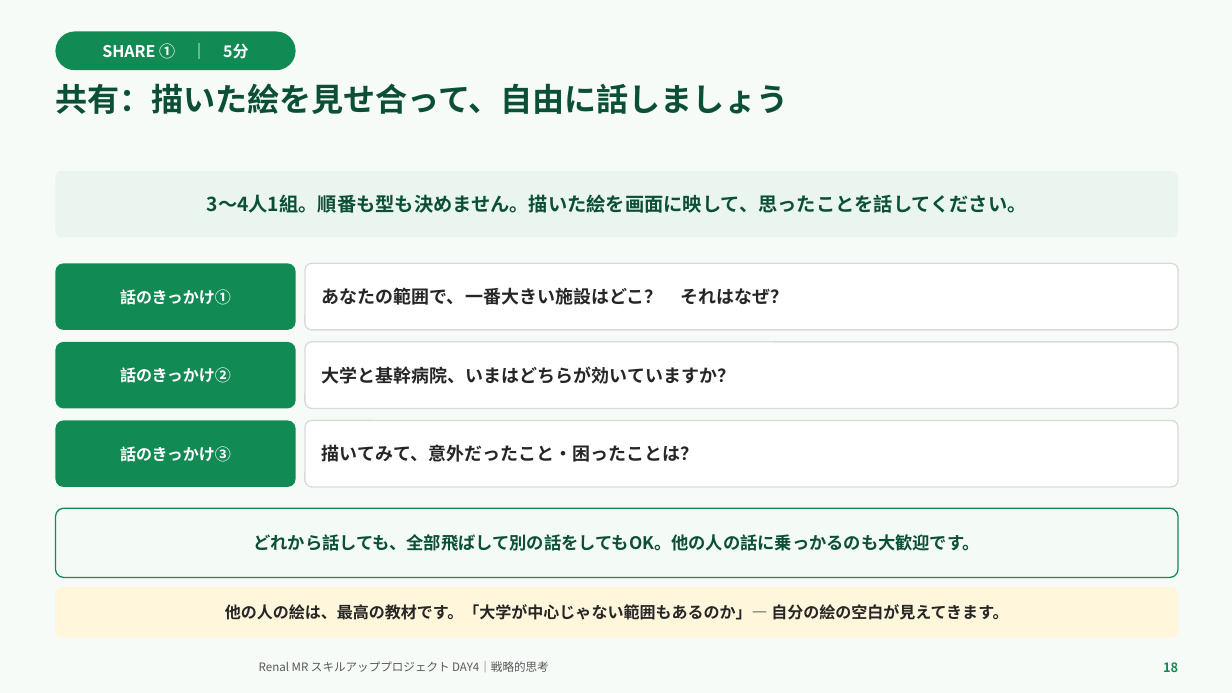
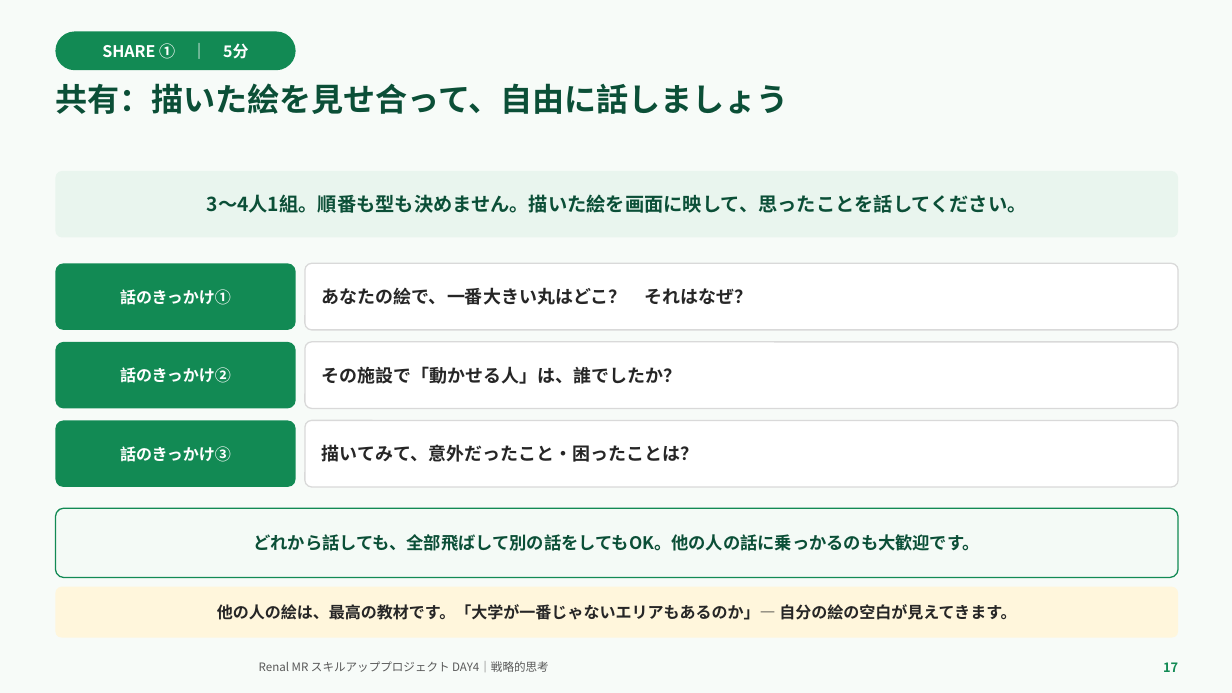
Before and after one commit to TAKUYA-1187/Claude, a slide deck: slide 17 of novartis_training/DAY4_ちょっと分かるだけで世界が変わる.pptx (slide 18 before the commit). Drawn at 1232x693 pixels with LibreOffice and Linux fonts; fonts in the diff are those of the drawing; background and template pictures are left out. Boxes give left, top, right and bottom in pixels: in the first picture for what was removed or moved away, otherwise in the second. Text is boxed around its words. In the diff, an @@ line names an element or a change of style, - is before the commit and + after.

```diff
--- a/novartis_training/DAY4_ちょっと分かるだけで世界が変わる.pptx
+++ b/novartis_training/DAY4_ちょっと分かるだけで世界が変わる.pptx
@@ text in rounded rectangle at (322,287,753,305): text changed @@
-あなたの範囲で、一番大きい施設はどこ？ それはなぜ？
+あなたの絵で、一番大きい丸はどこ？ それはなぜ？
@@ text in rounded rectangle at (322,366,682,384): text changed @@
-大学と基幹病院、いまはどちらが効いていますか？
+その施設で「動かせる人」は、誰でしたか？
@@ text in rounded rectangle at (217,604,1016,620): text changed @@
-他の人の絵は、最高の教材です。「大学が中心じゃない範囲もあるのか」— 自分の絵の空白が見えてきます。
+他の人の絵は、最高の教材です。「大学が一番じゃないエリアもあるのか」— 自分の絵の空白が見えてきます。
@@ text at (1163,662,1178,672): text changed @@
-18
+17
```
Also in this commit, not shown: 23 other slides changed, 2 slides added, 6 slides removed, 2 other files.
